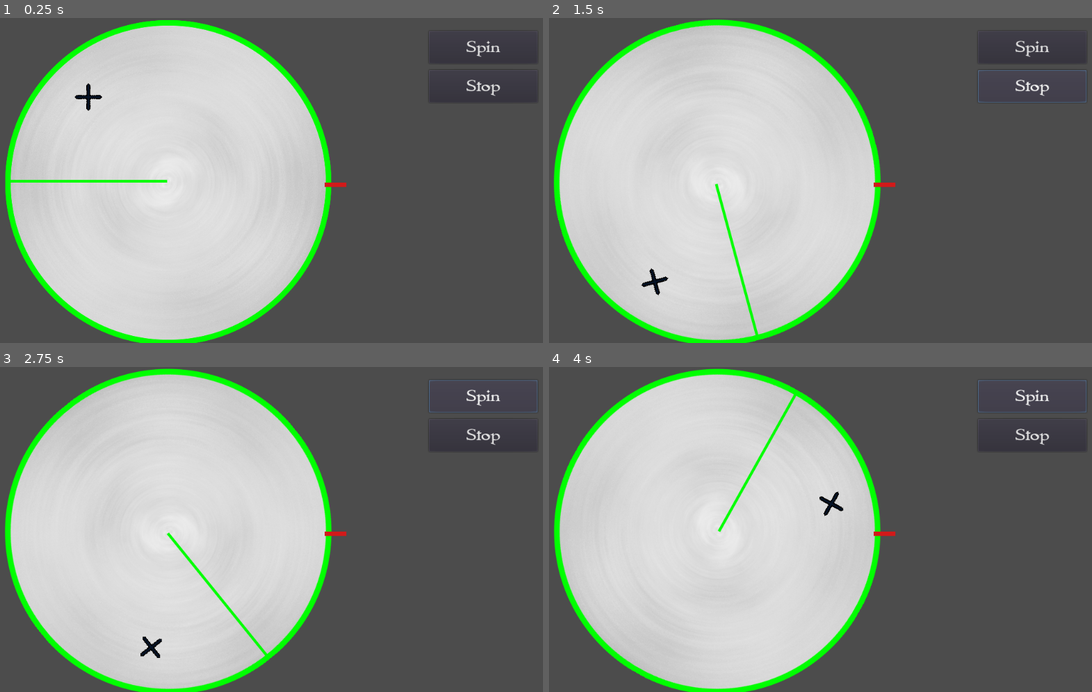
Above: before the commit, frames 1-4 (two rows, left to right).
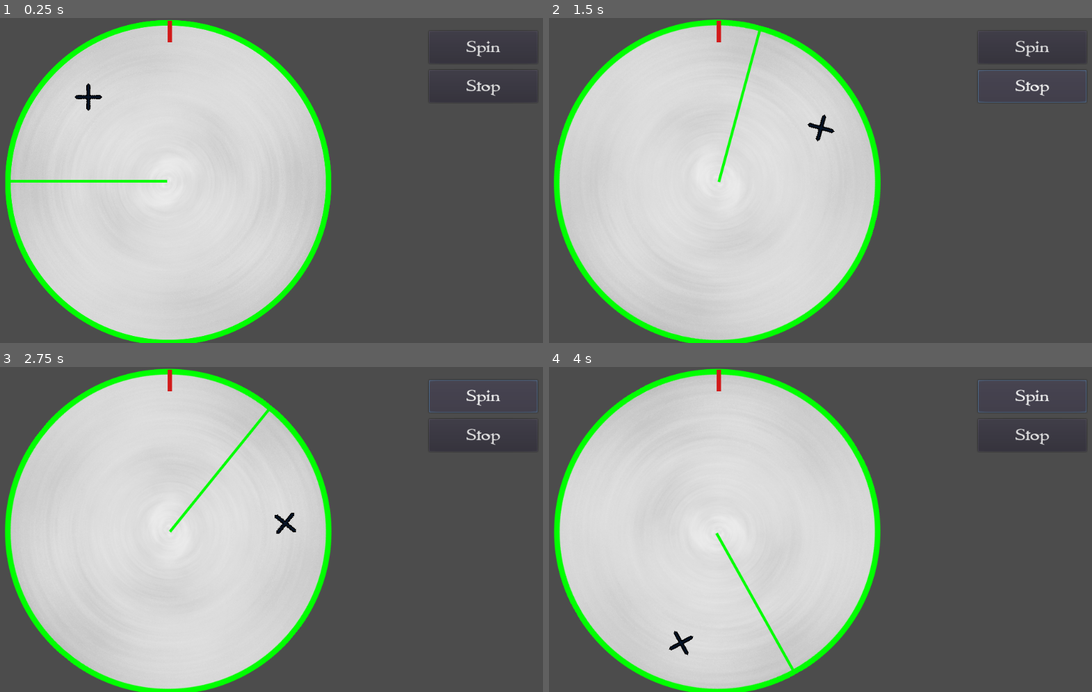
Above: after the commit, the same moments.

Repository: ToyWalrus/ProjectDelve
Game: Godot game, scene res://scenes/WheelDemo.tscn
Same seed, same stepped clock (60 frames per second), same inputs: the game is played once before the commit and once after it. The project has no main scene, so this scene is started directly.
Inputs:
- Up to frame 1 (0.25 s): no input
- Up to frame 2 (1.5 s): click "Spin" at 0.5 s; click "Stop" at 1.25 s
- Up to frame 3 (2.75 s): click "Spin" at 2 s
- Up to frame 4 (4 s): click "Stop" at 2.75 s; click "Spin" at 3.5 s

The runs differ from the first frame. In frame 1, 0.1% of the frame differs, in the area x 30-64%, y 0-53%; in frame 2, 1.1%; in frame 3, 1.1%; in frame 4, 1.1%, in the area x 1-64%, y 0-100%.

Commit message:
IT'S WORKING!!

Diff:
--- a/scenes/Wheel.tscn
+++ b/scenes/Wheel.tscn
@@ -76,7 +76,7 @@
 
 [node name="Sections" type="Node2D" parent="."]
 
-[node name="WheelSection" type="Sprite" parent="Sections" instance=ExtResource( 3 )]
+[node name="WheelSection4" type="Sprite" parent="Sections" instance=ExtResource( 3 )]
 material = SubResource( 4 )
 texture = ExtResource( 9 )
 script = ExtResource( 11 )
@@ -90,7 +90,7 @@
 heart_icon = ExtResource( 8 )
 miss_icon = ExtResource( 7 )
 
-[node name="WheelSection2" type="Sprite" parent="Sections" instance=ExtResource( 3 )]
+[node name="WheelSection5" type="Sprite" parent="Sections" instance=ExtResource( 3 )]
 material = SubResource( 5 )
 rotation = 3.14159
 texture = ExtResource( 9 )
@@ -105,7 +105,7 @@
 heart_icon = ExtResource( 8 )
 miss_icon = ExtResource( 7 )
 
-[node name="WheelSection3" type="Sprite" parent="Sections" instance=ExtResource( 3 )]
+[node name="WheelSection6" type="Sprite" parent="Sections" instance=ExtResource( 3 )]
 material = SubResource( 6 )
 rotation = 4.71239
 texture = ExtResource( 9 )
--- a/scenes/WheelDemo.tscn
+++ b/scenes/WheelDemo.tscn
@@ -29,11 +29,10 @@
 text = "Stop"
 
 [node name="ColorRect" type="ColorRect" parent="."]
-margin_left = 648.0
-margin_top = 304.0
-margin_right = 656.0
-margin_bottom = 344.0
-rect_rotation = 90.0
+margin_left = 319.0
+margin_top = 5.0
+margin_right = 327.0
+margin_bottom = 45.0
 color = Color( 0.827451, 0.105882, 0.105882, 1 )
 
 [connection signal="wheel_stopped" from="Wheel" to="." method="_wheel_landed"]
--- a/scripts/ui/wheel.gd
+++ b/scripts/ui/wheel.gd
@@ -30,7 +30,7 @@
 
 	var actual_rot = _sections_container.rotation_degrees
 	var current_rot = int(actual_rot) % 360 + (actual_rot - int(actual_rot))
-	_startup_final_rot = current_rot + 360
+	_startup_final_rot = current_rot + 360 * -1
 
 	_tween.connect("tween_step", self, "_set_delta")
 
@@ -64,12 +64,10 @@
 	var ending_rot = current_rot - int(current_rot) % 360
 
 	# Set end value to within 360 degrees
-	ending_rot += rand_value * 360
-
-	print("Rand value: " + str(rand_value) + " | Ending rotation: " + str(int(ending_rot) % 360))
+	ending_rot -= rand_value * 360
 
 	# Spin 3 extra times before stopping
-	ending_rot += 360 * 3
+	ending_rot -= 360 * 3
 
 	_tween.interpolate_property(
 		_sections_container,
